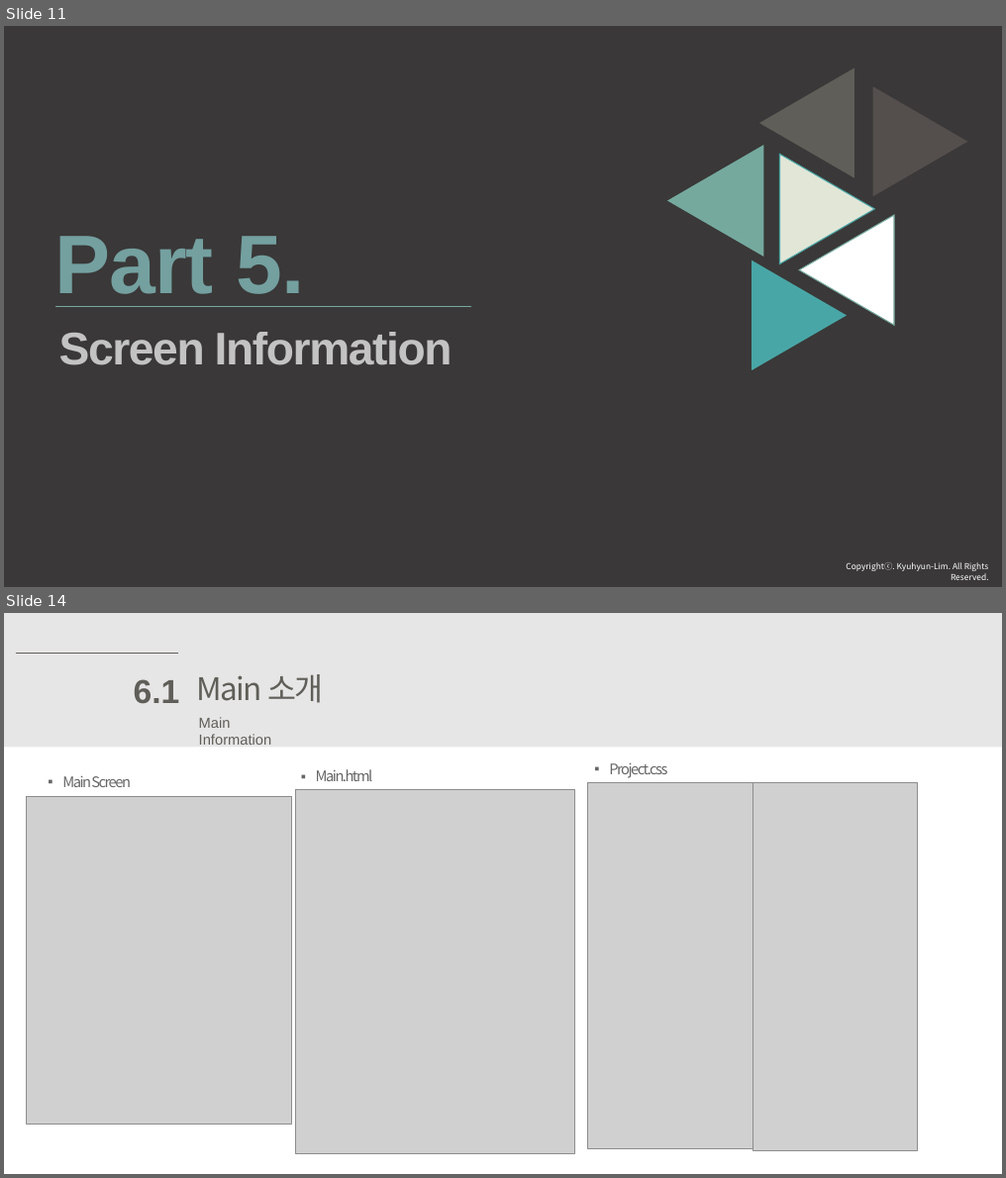
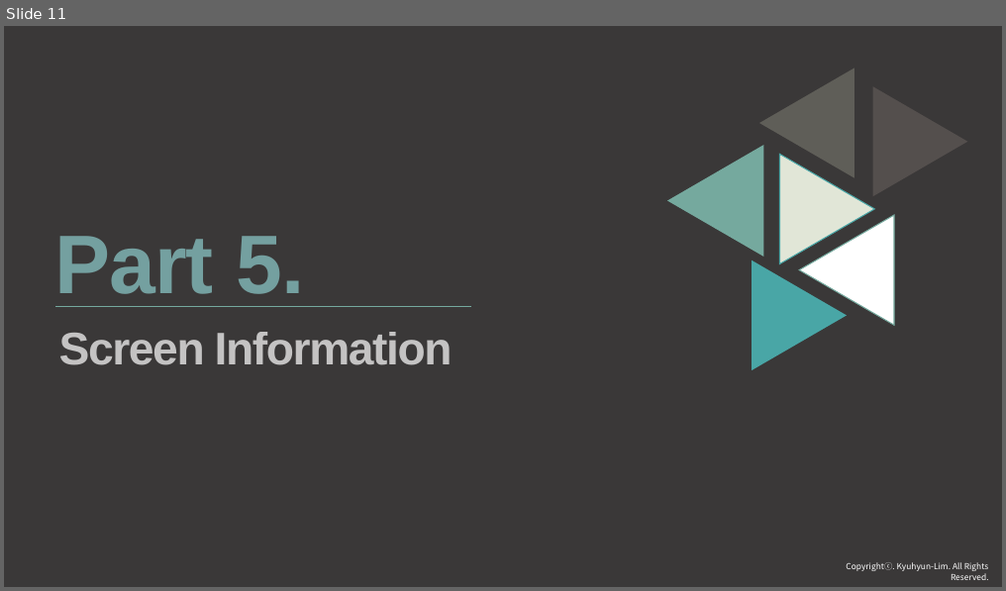
Before and after one commit to thlim008/Web_Project, a slide deck: selfportfolio-2018.pptx. Shown one above the other, each under a label of ours: slides 11 and 14 before the commit, slide 11 after it; the slides between them are not shown. The pictures are 1006x1178 and 1006x591 pixels, drawn with LibreOffice and Linux fonts; fonts in the diff are those of the drawing; grey boxes stand for pictures. Boxes give left, top, right and bottom in pixels: in the first picture for what was removed or moved away, otherwise in the second. Text is boxed around its words. In the diff, an @@ line names an element or a change of style, - is before the commit and + after.

```diff
--- a/selfportfolio-2018.pptx
+++ b/selfportfolio-2018.pptx
@@ slide 14 removed at (4,613,1002,1174), background #FFFFFF @@
@@ rectangle removed at (4,613,1002,747) @@
@@ line removed from (15, 654) to (178, 654) @@
@@ text removed at (134,679,180,704) @@
-6.1
@@ text removed at (197,674,323,703) @@
-Main 소개
@@ text removed at (199,717,272,745) @@
-Main Information
@@ text removed at (62,775,131,787) @@
-▪ Main Screen
@@ picture removed at (295,789,574,1155) @@
@@ text removed at (316,769,373,781) @@
-▪ Main.html
@@ picture removed at (587,783,752,1149) @@
@@ text removed at (609,762,667,778) @@
-▪ Project.css
@@ picture removed at (752,783,918,1151) @@
@@ picture removed at (27,796,291,1124) @@
```
Also in this commit, not shown: 8 slides changed, 13 other slides removed.
